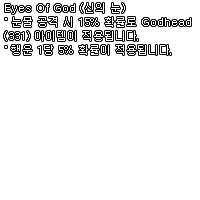
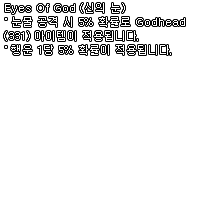
The second 200px x 200px image is a revision of the first. Changes to its layers:
renamed "Eyes Of God (신의 눈) ˚ 눈물 공격 시 15% 확률로 Godhead (331) 아이템이 적용됩니다." to "Eyes Of God (신의 눈) ˚ 눈물 공격 시 5% 확률로 Godhead (331) 아이템이 적용됩니다. ˚", painted on it over [78, 16, 191, 28]
